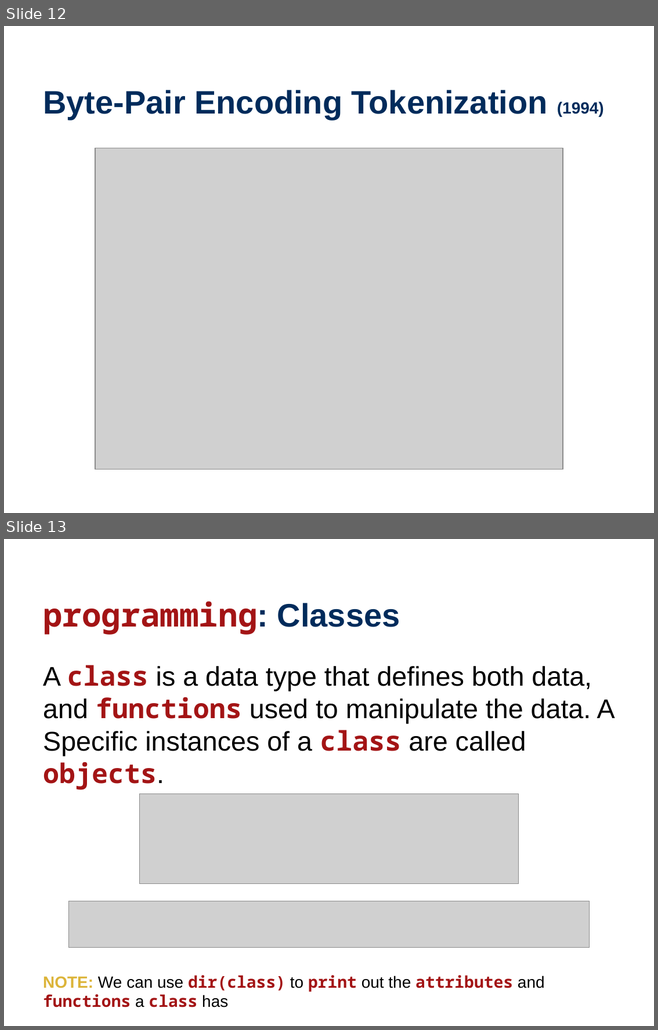
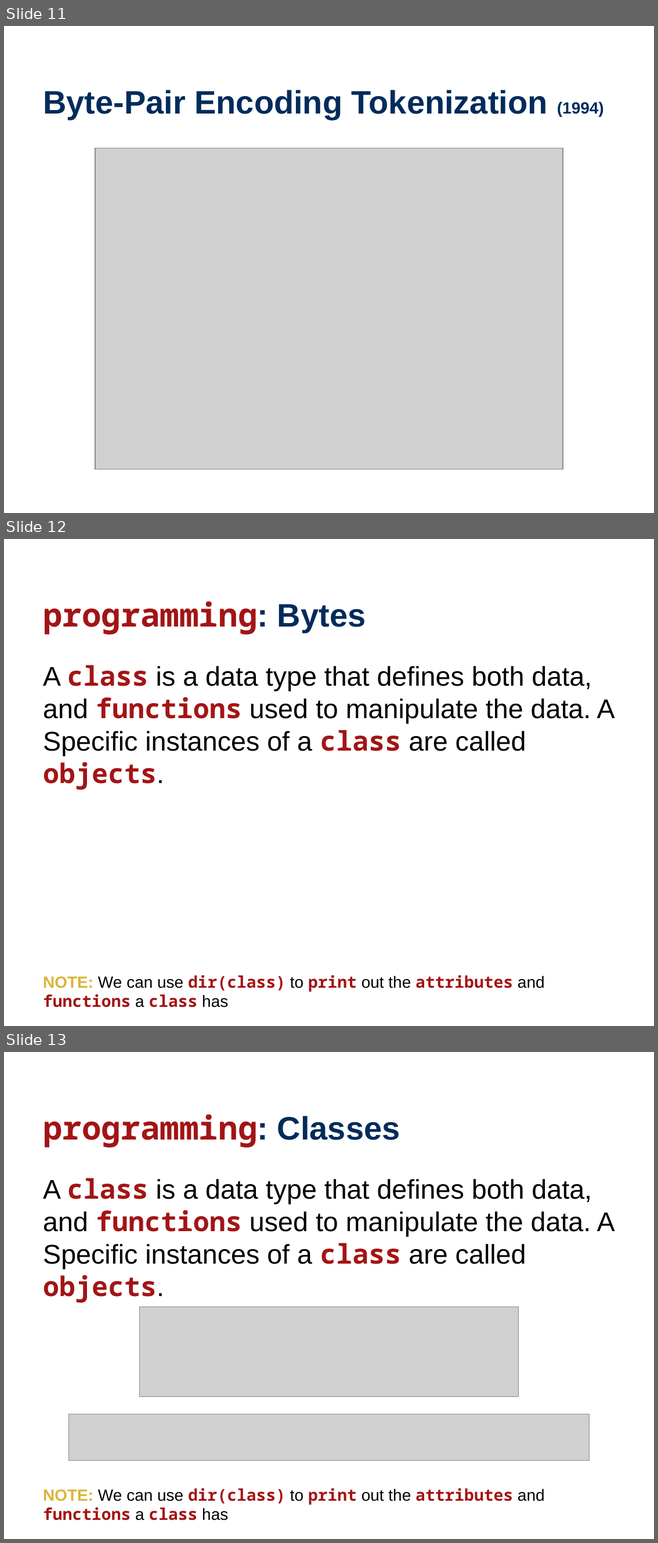
Before and after one commit to wtheisen/nd-cse-10124-lectures, a slide deck: Blank/Lecture_04_ Tokenization.pptx. Shown one above the other, each under a label of ours: slides 12 and 13 before the commit, slides 11, 12 and 13 after it. The pictures are 658x1030 and 658x1543 pixels, drawn with LibreOffice and Linux fonts; fonts in the diff are those of the drawing; grey boxes stand for pictures. Boxes give left, top, right and bottom in pixels: in the first picture for what was removed or moved away, otherwise in the second. Text is boxed around its words. In the diff, an @@ line names an element or a change of style, - is before the commit and + after.

```diff
--- a/Blank/Lecture_04_ Tokenization.pptx
+++ b/Blank/Lecture_04_ Tokenization.pptx
@@ slide 12 added at (x1=4, y1=539, x2=654, y2=1026), background #FFFFFF @@
@@ title added at (x1=43, y1=601, x2=365, y2=635), 36 pt, text #A31415, bold @@
+programming: Bytes
@@ text added at (x1=43, y1=665, x2=615, y2=790), 30 pt, text #000000 @@
+A class is a data type that defines both data, and functions used to manipulate the data. A Specific instances of a class are called objects.
@@ text added at (x1=43, y1=975, x2=545, y2=1008), 18 pt, text #A31415, bold @@
+NOTE: We can use dir(class) to print out the attributes and functions a class has
@@ what was slide 12 is now slide 11 @@
```
Also in this commit, not shown: 3 slides changed, 3 other slides added, 4 slides removed, 3 other files.
